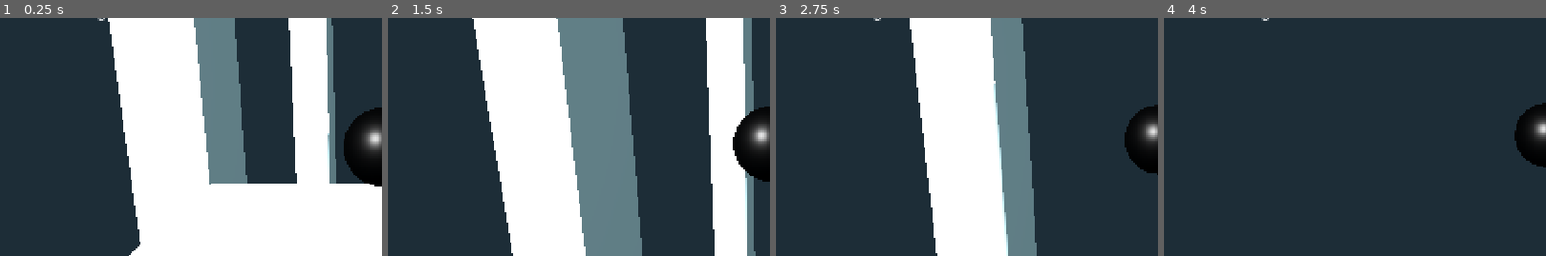
Above: before the commit, frames 1-4 (left to right).
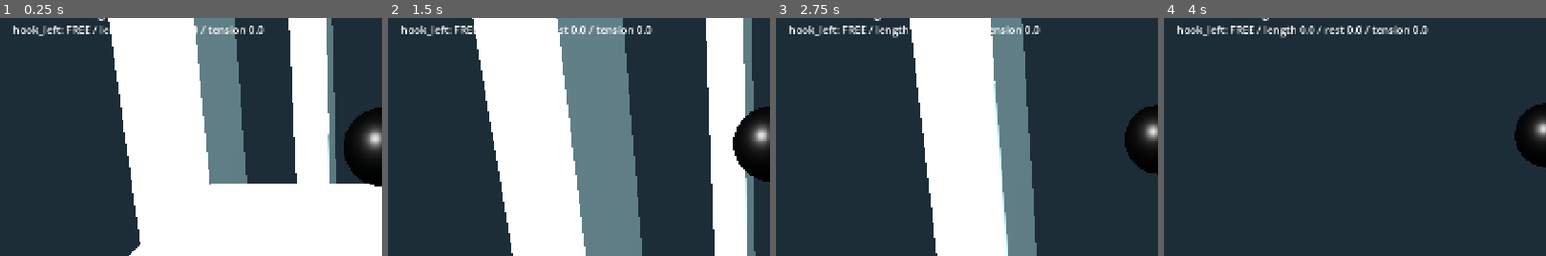
Above: after the commit, the same moments.

Repository: sjh20016/P1
Game: Godot game, scene res://scenes/maps/graybox.tscn
Same seed, same stepped clock (60 frames per second), same inputs: the game is played once before the commit and once after it.
Inputs (mouse positions are % of the whole screen's width and height, from its top left):
- Up to frame 1 (0.25 s): no input
- Up to frame 2 (1.5 s): move the mouse to (55, 50) at 0.52 s; hold W (forward) from 0.53 s (still down); click (55, 50) at 0.6 s; tap Space (jump) at 0.77 s; tap Q (reel_in) at 0.8, 1.35 s; move the mouse to (45, 50) at 1.27 s; click (45, 50) at 1.42 s
- Up to frame 3 (2.75 s): keep holding W (forward); tap Space (jump) at 1.52 s; tap E (reel_out) at 1.55, 2.1 s; move the mouse to (52, 48) at 2.02 s; click (52, 48) at 2.3 s
- Up to frame 4 (4 s): keep holding W (forward); move the mouse to (49, 52) at 2.77 s; click (49, 52) at 2.85 s; tap Space (jump) at 3.02, 3.77 s; tap Q (reel_in) at 3.05 s; move the mouse to (57, 51) at 3.52 s; right-click (57, 51) at 3.6 s; click (57, 51) at 3.67 s; tap E (reel_out) at 3.8 s
The pictures show only the part of the screen within x 0-50%, y 36-86%; the shares and areas given below are measured in that part.

The runs differ from the first frame. In frame 1, 0.9% of the frame differs, in the area x 3-70%, y 3-8%; in frame 2, 0.9%; in frame 3, 1.0%; in frame 4, 1.4%, in the area x 3-70%, y 3-9%.

Commit message:
checkpoint 1: bounded spring grapple and separate tentacle visual

Diff:
--- /dev/null
+++ b/project/assets/placeholders/grapple.tres
@@ -0,0 +1,4 @@
+[gd_resource type="Resource" script_class="GrappleProfile" load_steps=2 format=3]
+[ext_resource type="Script" path="res://scripts/player/grapple_profile.gd" id="1"]
+[resource]
+script = ExtResource("1")
--- a/project/scenes/player/player.tscn
+++ b/project/scenes/player/player.tscn
@@ -1,6 +1,8 @@
-[gd_scene load_steps=7 format=3]
+[gd_scene load_steps=9 format=3]
 [ext_resource type="Script" path="res://scripts/player/player_controller.gd" id="1"]
 [ext_resource type="Script" path="res://scripts/camera/camera_controller.gd" id="2"]
+[ext_resource type="Script" path="res://scripts/player/grapple_controller.gd" id="3"]
+[ext_resource type="Script" path="res://scripts/player/tentacle_visual.gd" id="4"]
 [sub_resource type="SphereShape3D" id="Shape"]
 radius = 0.72
 [sub_resource type="SphereMesh" id="Mesh"]
@@ -35,3 +37,7 @@
 [node name="Camera3D" type="Camera3D" parent="CameraRig/SpringArm3D"]
 current = true
 far = 1400.0
+[node name="LeftHook" type="Node3D" parent="."]
+script = ExtResource("3")
+[node name="Tentacle" type="MeshInstance3D" parent="LeftHook"]
+script = ExtResource("4")
--- a/project/scripts/debug/debug_hud.gd
+++ b/project/scripts/debug/debug_hud.gd
@@ -14,3 +14,5 @@
 	if Input.is_action_just_pressed("debug"):
 		label.visible = not label.visible
 	label.text = "RAVAGE / MOVEMENT LAB\nFPS  %d\nVelocity  %s\nSpeed  %.1f m/s\nLeft Hook  OFF\nRight Hook  OFF\nActive R …(196 unchanged characters)…
+	for hook in player.hooks:
+		label.text += "\n%s: %s / length %.1f / rest %.1f / tension %.1f" % [hook.action, "ATTACHED" if hook.active else "FREE", hook.current_length, hook.rest_length, hook.tension]
--- /dev/null
+++ b/project/scripts/debug/test_grapple.gd
@@ -0,0 +1,47 @@
+extends SceneTree
+
+var failures: int = 0
+func _initialize() -> void:
+	call_deferred("run")
+func check(ok: bool, message: String) -> void:
+	print("PASS " if ok else "FAIL ", message)
+	if not ok:
+		failures += 1
+func frames(n: int) -> void:
+	for i in n:
+		await physics_frame
+func run() -> void:
+	var world = load("res://scenes/maps/graybox.tscn").instantiate()
+	root.add_child(world)
+	await frames(3)
+	var p: RavagePlayer = world.get_node("Player")
+	var h: GrappleController = p.get_node("LeftHook")
+	p.global_position = Vector3(0, 25, -18)
+	p.velocity = Vector3(0, -15, -20)
+	check(h.attach_to(Vector3(-22, 48, -18), world.get_node("Tower0")), "single hook attaches to StaticBody")
+	await frames(100)
+	check(p.velocity.is_finite() and p.velocity.x < -3, "spring redirects falling player toward anchor")
+	check(h.tension <= h.profile.maximum_hook_force, "spring force stays bounded")
+	var before := p.velocity
+	h.release()
+	await frames(2)
+	check(p.velocity.distance_to(before) < 2, "release retains flight momentum")
+	p.global_position = Vector3(0, 30, 0)
+	check(not h.attach_to(p.global_position, world.get_node("Tower0")), "zero length rejected")
+	check(not h.attach_to(Vector3(1000,0,0), world.get_node("Tower0")), "out of range rejected")
+	if p.has_node("RightHook"):
+		var right: GrappleController = p.get_node("RightHook")
+		p.global_position = Vector3(0, 20, -18)
+		p.velocity = Vector3(0, -65, 0)
+		h.attach_to(Vector3(-22, 48, -18), world.get_node("Tower0"))
+		right.attach_to(Vector3(22, 48, -18), world.get_node("Tower1"))
+		await frames(600)
+		check(p.velocity.is_finite() and p.velocity.length() <= p.profile.max_speed + 0.01, "dual hooks stable for five seconds")
+		check(h.active and right.active, "independent anchors remain attached")
+		for i in 60:
+			h.release()
+			h.attach_to(p.global_position + Vector3(0, 5, 0), world.get_node("Tower0"))
+			await frames(1)
+		check(p.velocity.is_finite(), "rapid reattachment stays finite")
+	print("GRAPPLE RESULT failures=", failures)
+	quit(failures)
--- /dev/null
+++ b/project/scripts/player/grapple_controller.gd
@@ -0,0 +1,108 @@
+class_name GrappleController
+extends Node3D
+
+signal attached
+signal released
+@export var profile: GrappleProfile = preload("res://assets/placeholders/grapple.tres")
+@export var action: StringName = &"hook_left"
+@export var enabled: bool = true
+@export var tint: Color = Color(0.55, 0.94, 0.8)
+var active: bool = false
+var grapple_point: Vector3 = Vector3.ZERO
+var rest_length: float = 0.0
+var tension: float = 0.0
+var current_length: float = 0.0
+var cooldown: float = 0.0
+var target: StaticBody3D
+var previous_start: Vector3
+var previous_end: Vector3
+var history_valid: bool = false
+var last_ray_end: Vector3
+var ray_flash: float = 0.0
+@onready var player: RavagePlayer = get_parent()
+@onready var camera: Camera3D = player.get_node("CameraRig/SpringArm3D/Camera3D")
+
+func _ready() -> void:
+	player.reset_performed.connect(release)
+
+func update_input(delta: float) -> void:
+	cooldown = maxf(0.0, cooldown - delta)
+	ray_flash = maxf(0.0, ray_flash - delta)
+	if not enabled:
+		release()
+		return
+	if Input.mouse_mode == Input.MOUSE_MODE_CAPTURED:
+		if Input.is_action_just_pressed(action) and cooldown <= 0:
+			shoot()
+		if Input.is_action_just_released(action):
+			release()
+	if active and (not is_instance_valid(target) or target.collision_layer == 0):
+		release()
+	if active:
+		var reel := Input.get_axis("reel_in", "reel_out")
+		rest_length = clampf(rest_length + reel * profile.reel_speed * delta, profile.minimum_rope_length, profile.maximum_rope_length)
+
+func aim_result() -> Dictionary:
+	var start := camera.global_position
+	var end := start - camera.global_basis.z * profile.maximum_rope_length
+	var query := PhysicsRayQueryParameters3D.create(start, end, 3, [player.get_rid()])
+	return get_world_3d().direct_space_state.intersect_ray(query)
+
+func shoot() -> bool:
+	var hit := aim_result()
+	ray_flash = 0.22
+	last_ray_end = camera.global_position - camera.global_basis.z * profile.maximum_rope_length
+	if hit.is_empty() or not hit.collider is StaticBody3D:
+		return false
+	last_ray_end = hit.position
+	# Camera cannot hook through a wall that blocks the player's hand.
+	var sight := PhysicsRayQueryParameters3D.create(player.global_position, hit.position, 3, [player.get_rid()])
+	var obstruction := get_world_3d().direct_space_state.intersect_ray(sight)
+	if not obstruction.is_empty() and obstruction.collider != hit.collider:
+		return false
+	return attach_to(hit.position, hit.collider)
+
+func attach_to(point: Vector3, body: StaticBody3D) -> bool:
+	if not enabled or not point.is_finite() or not is_instance_valid(body):
+		return false
+	var distance := player.global_position.distance_to(point)
+	if distance > profile.maximum_rope_length or distance < 0.5:
+		return false
+	grapple_point = point
+	target = body
+	rest_length = clampf(distance * profile.rest_ratio, profile.minimum_rope_length, profile.maximum_rope_length)
+	active = true
+	tension = 0.0
+	history_valid = false
+	attached.emit()
+	return true
+
+func acceleration() -> Vector3:
+	tension = 0.0
+	if not active:
+		return Vector3.ZERO
+	var offset := grapple_point - player.global_position
+	current_length = offset.length()
+	if current_length < 0.01 or not is_finite(current_length):
+		return Vector3.ZERO
+	var extension := maxf(current_length - rest_length, 0.0)
+	if extension <= 0.0:
+		return Vector3.ZERO
+	var direction := offset / current_length
+	# Motion toward anchor damps the spring. Motion away increases restoring force.
+	tension = clampf(extension * profile.spring_strength - player.velocity.dot(direction) * profile.damping, 0.0, profile.maximum_hook_force)
+	return direction * tension
+
+func release() -> void:
+	if active:
+		released.emit()
+	active = false
+	tension = 0.0
+	target = null
+	history_valid = false
+	cooldown = profile.reattach_cooldown
+
+func remember_segment() -> void:
+	previous_start = player.global_position
+	previous_end = grapple_point
+	history_valid = active
--- /dev/null
+++ b/project/scripts/player/grapple_profile.gd
@@ -0,0 +1,12 @@
+class_name GrappleProfile
+extends Resource
+
+@export var minimum_rope_length: float = 4.0
+@export var maximum_rope_length: float = 150.0
+@export var rest_ratio: float = 0.82
+@export var spring_strength: float = 20.0
+@export var damping: float = 5.5
+@export var maximum_hook_force: float = 130.0
+@export var maximum_combined_force: float = 180.0
+@export var reel_speed: float = 18.0
+@export var reattach_cooldown: float = 0.12
--- a/project/scripts/player/player_controller.gd
+++ b/project/scripts/player/player_controller.gd
@@ -9,9 +9,13 @@
 var external_acceleration: Vector3 = Vector3.ZERO
 var previous_position: Vector3
 var peak_speed: float = 0.0
+var hooks: Array[GrappleController] = []
 
 func _ready() -> void:
 	add_to_group("player")
+	for child in get_children():
+		if child is GrappleController:
+			hooks.append(child)
 	reset_player()
 
 func _physics_process(delta: float) -> void:
@@ -21,6 +25,13 @@
 		reset_player()
 		return
 	previous_position = global_position
+	var hook_acceleration := Vector3.ZERO
+	for hook in hooks:
+		hook.update_input(delta)
+		hook_acceleration += hook.acceleration()
+	if not hooks.is_empty():
+		hook_acceleration = hook_acceleration.limit_length(hooks[0].profile.maximum_combined_force)
+	velocity += hook_acceleration * delta
 	var axis := Input.get_vector("left", "right", "forward", "back")
 	var direction: Vector3 = Basis(Vector3.UP, camera_rig.rotation.y) * Vector3(axis.x, 0, axis.y)
 	if is_on_floor():
--- /dev/null
+++ b/project/scripts/player/tentacle_visual.gd
@@ -0,0 +1,35 @@
+extends MeshInstance3D
+
+var rope_mesh := ImmediateMesh.new()
+@onready var hook: GrappleController = get_parent()
+var material := StandardMaterial3D.new()
+
+func _ready() -> void:
+	mesh = rope_mesh
+	material.shading_mode = BaseMaterial3D.SHADING_MODE_UNSHADED
+	material.albedo_color = hook.tint
+	material.no_depth_test = false
+	cast_shadow = GeometryInstance3D.SHADOW_CASTING_SETTING_OFF
+	top_level = true
+	global_transform = Transform3D.IDENTITY
+
+func _process(_delta: float) -> void:
+	rope_mesh.clear_surfaces()
+	if not hook.active:
+		return
+	var start := hook.player.global_position + hook.player.camera_rig.global_basis.x * (-0.45 if hook.action == &"hook_left" else 0.45)
+	var end := hook.grapple_point
+	var direction := (end - start).normalized()
+	var side := direction.cross(Vector3.UP).normalized() * 0.045
+	if side.length_squared() < 0.0001:
+		side = Vector3.RIGHT * 0.045
+	var sag := minf(maxf(hook.rest_length - start.distance_to(end), 0.0) * 0.22, 3.0)
+	rope_mesh.surface_begin(Mesh.PRIMITIVE_TRIANGLES, material)
+	for i in 18:
+		var t0 := float(i) / 18.0
+		var t1 := float(i + 1) / 18.0
+		var a := start.lerp(end, t0) + Vector3.DOWN * sin(t0 * PI) * sag
+		var b := start.lerp(end, t1) + Vector3.DOWN * sin(t1 * PI) * sag
+		for v: Vector3 in [a-side,a+side,b+side,a-side,b+side,b-side]:
+			rope_mesh.surface_add_vertex(v)
+	rope_mesh.surface_end()
Not shown, added: project/scripts/debug/test_grapple.gd.uid
Not shown, added: project/scripts/player/grapple_controller.gd.uid
Not shown, added: project/scripts/player/grapple_profile.gd.uid
Not shown, added: project/scripts/player/tentacle_visual.gd.uid
